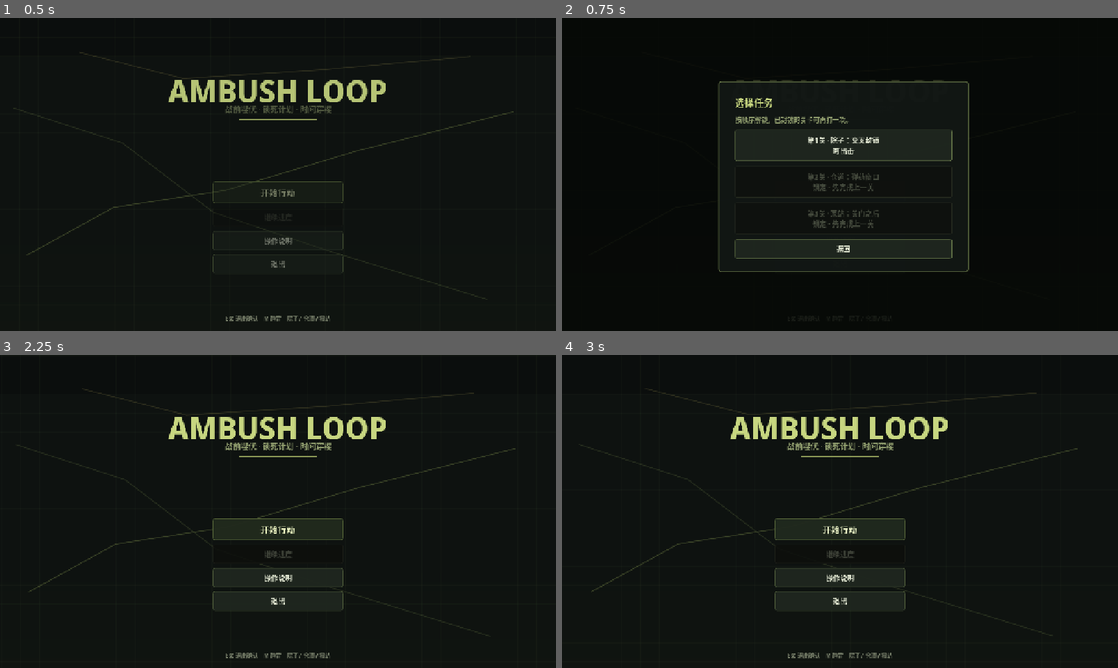
Above: before the commit, frames 1-4 (two rows, left to right).
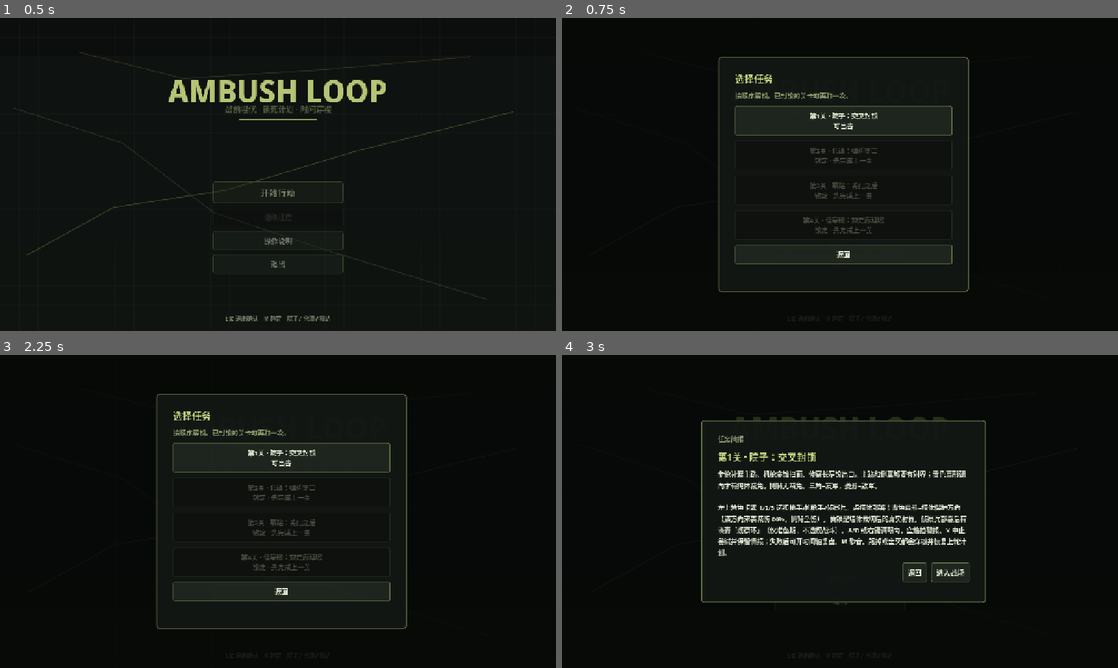
Above: after the commit, the same moments.

Repository: hailinsu-create/new
Game: Godot game, scene res://scenes/title.tscn
Same seed, same stepped clock (60 frames per second), same inputs: the game is played once before the commit and once after it.
Inputs (mouse positions are in pixels of both pictures, inside the frame that each line leads up to):
- Up to frame 1 (0.5 s): no input
- Up to frame 2 (0.75 s): click "开始行动" at 0.5 s
- Up to frame 3 (2.25 s): click "开始行动" at 1.25 s; click "操作说明" at 2 s
- Up to frame 4 (3 s): click (845, 458) at 2.75 s, where only the run after the commit has a clickable "第1关 · 院子：交叉封锁 可出击"

Frame 1 is identical in both runs. In frame 2, 3.4% of the frame differs, in the area x 28-74%, y 12-88%; in frame 3, 4.9%; in frame 4, 7.8%, in the area x 3-93%, y 10-98%.

Commit message:
Author railcut (信号楼：双走廊延迟) as level 4 with smoke reference win.
West spine arrives first; east corridor is delayed behind a core wall so
dumping the squad at the south mouth leaks the flank. No door (pump already
teaches B). Six covers, ammo pack, tripwire-relevant dual corridors.
Smoke keeps prior gates and adds geometry, LEVEL_ORDER=4, pump-clear unlock,
and slots 1/4/5 facings 270/270/180.

Co-authored-by: hailinsu-create <hailinsu-create@users.noreply.github.com>

Diff:
--- a/ambush_loop/scripts/game_settings.gd
+++ b/ambush_loop/scripts/game_settings.gd
@@ -4,7 +4,7 @@
 
 const SETTINGS_PATH := "user://ambush_loop_settings.cfg"
 const PROGRESS_PATH := "user://ambush_loop.cfg"
-const LEVEL_ORDER := ["yard", "warehouse", "pump"]
+const LEVEL_ORDER := ["yard", "warehouse", "pump", "railcut"]
 
 signal changed
 
--- a/ambush_loop/scripts/grid.gd
+++ b/ambush_loop/scripts/grid.gd
@@ -27,6 +27,8 @@
 			_build_warehouse()
 		"pump":
 			_build_pump()
+		"railcut":
+			_build_railcut()
 		_:
 			_build_yard()
 	_apply_door()
@@ -93,6 +95,13 @@
 	_block_rect(7, 10, 8, 13)
 	_block_rect(17, 10, 19, 12)
 	_block_rect(24, 11, 26, 13)
+
+
+func _build_railcut() -> void:
+	# Signal-tower core splits west spine (x=12-14) from east corridor (x=31-33).
+	# North lane y=5-6 and south lane y=16-17 stay open so both authored routes walk.
+	_block_rect(6, 7, 9, 13)
+	_block_rect(15, 7, 28, 14)
 
 
 func _block_rect(x0: int, y0: int, x1: int, y1: int) -> void:
--- a/ambush_loop/scripts/level/level_def.gd
+++ b/ambush_loop/scripts/level/level_def.gd
@@ -1,7 +1,7 @@
 class_name LevelDef
 extends RefCounted
 
-## In-code level definitions for the 3-mission vertical slice (blueprint §6).
+## In-code level definitions for the authored mission catalog (blueprint §6 + B1).
 
 var level_id: String = "yard"
 var title: String = "院子：交叉封锁"
@@ -25,7 +25,7 @@
 
 
 static func catalog() -> Array:
-	return [make_yard(), make_warehouse(), make_pump()]
+	return [make_yard(), make_warehouse(), make_pump(), make_railcut()]
 
 
 static func by_id(id: String) -> LevelDef:
@@ -152,3 +152,42 @@
 	l.ambush_zone = Rect2(300, 250, 420, 220)
 	l.has_ammo_pack = true
 	return l
+
+
+static func make_railcut() -> LevelDef:
+	var l := LevelDef.new()
+	l.level_id = "railcut"
+	l.title = "第4关 · 信号楼：双走廊延迟"
+	l.teaching = "西廊先到、东廊延迟。核心墙挡住对向走廊，不能把三人全堆在南闸出口空弹；两条走廊都要有射界。绊索只能铺一条，弹包留给容易空的人。"
+	l.tutorial = "西廊敌人立刻出发，东廊晚几秒才从北过道折下东廊。核心设备挡住东西对射，南闸一个人罩不住两条走廊。机枪适合锁东廊北向等延迟侧翼，步枪补西廊，侦察锁南闸防漏。Tab 绊索只能铺一条走廊；G 弹包一人。没有门。X 中止保留情报；时间轴复盘只读。M 静音。"
+	l.escape_cell = Vector2i(31, 19)
+	# Six slots on open cells: west spine, east corridor, south mouth. No door (pump already teaches B).
+	l.cover_defs = [
+		{"cell": Vector2i(11, 8), "name": "西窗", "face": 0.0, "protect": 180.0},
+		{"cell": Vector2i(13, 12), "name": "西廊脊", "face": 270.0, "protect": 270.0},
+		{"cell": Vector2i(15, 16), "name": "南折", "face": 0.0, "protect": 180.0},
+		{"cell": Vector2i(22, 6), "name": "北过道", "face": 90.0, "protect": 270.0},
+		{"cell": Vector2i(32, 11), "name": "东廊", "face": 270.0, "protect": 270.0},
+		{"cell": Vector2i(29, 17), "name": "南闸", "face": 180.0, "protect": 0.0},
+	]
+	# Main: west spine then south lane to the shared mouth. Flank: north lane then east spine.
+	l.route_cells = {
+		"main": [
+			Vector2i(13, 3), Vector2i(13, 5), Vector2i(13, 9), Vector2i(13, 13),
+			Vector2i(13, 16), Vector2i(24, 17), Vector2i(31, 17), Vector2i(31, 19)
+		],
+		"flank": [
+			Vector2i(13, 3), Vector2i(13, 5), Vector2i(20, 5), Vector2i(28, 5),
+			Vector2i(32, 5), Vector2i(32, 10), Vector2i(32, 15), Vector2i(31, 17), Vector2i(31, 19)
+		],
+	}
+	# Delayed east pair: first wave is west-only; dumping all fire at the mouth empties ammo / misses the east spine.
+	l.spawn_schedule = [
+		{"id": 1, "route": "main", "delay": 0.0, "loot": 1},
+		{"id": 2, "route": "main", "delay": 0.7, "loot": 0},
+		{"id": 3, "route": "flank", "delay": 3.8, "loot": 2},
+		{"id": 4, "route": "flank", "delay": 4.6, "loot": 0},
+	]
+	l.ambush_zone = Rect2(280, 240, 500, 280)
+	l.has_ammo_pack = true
+	return l
--- a/ambush_loop/scripts/main.gd
+++ b/ambush_loop/scripts/main.gd
@@ -10,7 +10,7 @@
 const TRIPWIRE_ROUTE_DIST := 24.0
 const SNAPSHOT_EVERY := 6
 const PROGRESS_PATH := "user://ambush_loop.cfg"
-const LEVEL_ORDER := ["yard", "warehouse", "pump"]
+const LEVEL_ORDER := ["yard", "warehouse", "pump", "railcut"]
 const SfxBusScript := preload("res://scripts/sfx/sfx_bus.gd")
 
 var grid: AmbushGrid = AmbushGrid.new()
--- a/ambush_loop/scripts/smoke_test.gd
+++ b/ambush_loop/scripts/smoke_test.gd
@@ -1,6 +1,6 @@
 extends SceneTree
 
-## Vertical-slice smoke: yard escape→restore→win, then warehouse+pump reference wins.
+## Vertical-slice smoke: yard escape→restore→win, warehouse+pump reference wins, then railcut.
 ## Isolates user:// save data so player progress cannot mask failures.
 ## Bypasses title via change_scene_to_file(main.tscn).
 
@@ -331,6 +331,54 @@
 				quit(17)
 				return
 			print("SMOKE_OK pump_locked won tick=", main.sim.tick)
+			if not _assert_level_order(main, 4):
+				return
+			var gs_pump = root.get_node_or_null("GameSettings")
+			if gs_pump == null or not gs_pump.is_level_cleared("pump") or not gs_pump.is_level_unlocked("railcut"):
+				push_error(
+					"SMOKE_RAILCUT_UNLOCK cleared_pump=%s unlocked=%s"
+					% [
+						gs_pump.is_level_cleared("pump") if gs_pump else false,
+						gs_pump.is_level_unlocked("railcut") if gs_pump else false,
+					]
+				)
+				quit(45)
+				return
+			var entries_after: Array = gs_pump.mission_entries()
+			if entries_after.size() != 4 or not bool(entries_after[3]["unlocked"]) or str(entries_after[3]["id"]) != "railcut":
+				push_error("SMOKE_RAILCUT_MISSION_ENTRY %s" % str(entries_after.size()))
+				quit(45)
+				return
+			print("SMOKE_OK_RAILCUT_UNLOCK")
+			main._on_continue_pressed()
+			await process_frame
+			await process_frame
+			if main.level.level_id != "railcut":
+				push_error("SMOKE_BAD_ADVANCE expected=railcut got=%s" % main.level.level_id)
+				quit(45)
+				return
+			if not _assert_save_level("railcut"):
+				return
+			if not _assert_geometry(main, "railcut"):
+				return
+			if not _assert_railcut_contract(main):
+				return
+			# Reference win (documented): rifle 西廊脊 slot1 face 270 (north up west spine),
+			# MG 东廊 slot4 face 270 (north up delayed east corridor), scout 南闸 slot5 face 180 (west).
+			# Core walls block cross-corridor LOS; ignoring the delayed east pair escapes (probe).
+			_deploy_ref(main, [1, 4, 5], [270.0, 270.0, 180.0])
+			main.sim.set_speed(2.0)
+			main._on_alarm_pressed()
+			main.sim.set_speed(2.0)
+			var rc: bool = await _wait_phase(main, main.Phase.WON, 60 * 240)
+			if not rc:
+				push_error(
+					"SMOKE_RAILCUT_FAIL phase=%s reason=%s tick=%s"
+					% [main.phase, main.fail_reason, main.sim.tick]
+				)
+				quit(45)
+				return
+			print("SMOKE_OK railcut won tick=", main.sim.tick)
 			print("SMOKE_SLICE_COMPLETE")
 			quit(0)
 			return
@@ -379,6 +427,110 @@
 			push_error("SMOKE_GEO_%s %s" % [tag, e])
 		quit(20)
 		return false
+	return true
+
+
+func _assert_level_order(main, n: int) -> bool:
+	var gs = root.get_node_or_null("GameSettings")
+	if gs == null or gs.LEVEL_ORDER.size() != n or main.LEVEL_ORDER.size() != n:
+		push_error(
+			"SMOKE_LEVEL_ORDER_LEN gs=%s main=%s want=%s"
+			% [gs.LEVEL_ORDER.size() if gs else -1, main.LEVEL_ORDER.size(), n]
+		)
+		quit(45)
+		return false
+	if str(gs.LEVEL_ORDER[n - 1]) != "railcut" or str(main.LEVEL_ORDER[n - 1]) != "railcut":
+		push_error("SMOKE_LEVEL_ORDER_LAST gs=%s main=%s" % [gs.LEVEL_ORDER, main.LEVEL_ORDER])
+		quit(45)
+		return false
+	var cat: Array = LevelDef.catalog()
+	if cat.size() != n or str(cat[n - 1].level_id) != "railcut":
+		push_error("SMOKE_CATALOG_LEN %s" % cat.size())
+		quit(45)
+		return false
+	return true
+
+
+func _assert_railcut_contract(main) -> bool:
+	if main.cover_slots.size() != 6:
+		push_error("SMOKE_RAILCUT_COVERS n=%s" % main.cover_slots.size())
+		quit(45)
+		return false
+	if main.level.door_cell.x >= 0:
+		push_error("SMOKE_RAILCUT_HAS_DOOR %s" % str(main.level.door_cell))
+		quit(45)
+		return false
+	if main.door_button != null and main.door_button.visible:
+		push_error("SMOKE_RAILCUT_DOOR_BUTTON")
+		quit(45)
+		return false
+	if not main.level.has_ammo_pack:
+		push_error("SMOKE_RAILCUT_NO_PACK")
+		quit(45)
+		return false
+	if main.barrels.size() != 0 or main.level.barrel_cell.x >= 0:
+		push_error("SMOKE_RAILCUT_BARREL")
+		quit(45)
+		return false
+	if not main.level.route_cells.has("main") or not main.level.route_cells.has("flank"):
+		push_error("SMOKE_RAILCUT_ROUTES")
+		quit(45)
+		return false
+	if main._active_routes().size() != 2:
+		push_error("SMOKE_RAILCUT_ACTIVE_ROUTES n=%s" % main._active_routes().size())
+		quit(45)
+		return false
+	if str(main.level.title).find("信号楼") < 0:
+		push_error("SMOKE_RAILCUT_TITLE %s" % main.level.title)
+		quit(45)
+		return false
+	var pages: Array = TutorialOverlay.pages_for("railcut")
+	if pages.size() != 2:
+		push_error("SMOKE_RAILCUT_TUTORIAL n=%s" % pages.size())
+		quit(45)
+		return false
+	var west: Vector2 = main.grid.cell_to_world_center(Vector2i(13, 12))
+	var east: Vector2 = main.grid.cell_to_world_center(Vector2i(32, 11))
+	if not main._near_any_route_segment(west, main.TRIPWIRE_ROUTE_DIST):
+		push_error("SMOKE_RAILCUT_TRIP_WEST")
+		quit(45)
+		return false
+	if not main._near_any_route_segment(east, main.TRIPWIRE_ROUTE_DIST):
+		push_error("SMOKE_RAILCUT_TRIP_EAST")
+		quit(45)
+		return false
+	if not main.grid.is_blocked(20, 10):
+		push_error("SMOKE_RAILCUT_CORE_OPEN")
+		quit(45)
+		return false
+	if main.grid.is_blocked(13, 12) or main.grid.is_blocked(32, 11):
+		push_error("SMOKE_RAILCUT_CORRIDOR_BLOCKED")
+		quit(45)
+		return false
+	var max_main := 0.0
+	var min_flank := 999.0
+	var flank_n := 0
+	var main_n := 0
+	for spec in main.level.spawn_schedule:
+		var delay := float(spec["delay"])
+		if str(spec["route"]) == "main":
+			main_n += 1
+			max_main = maxf(max_main, delay)
+		elif str(spec["route"]) == "flank":
+			flank_n += 1
+			min_flank = minf(min_flank, delay)
+	if main_n < 1 or flank_n < 1:
+		push_error("SMOKE_RAILCUT_SPAWN_SPLIT main=%s flank=%s" % [main_n, flank_n])
+		quit(45)
+		return false
+	if min_flank < 3.0 or min_flank <= max_main + 1.5:
+		push_error("SMOKE_RAILCUT_FLANK_NOT_DELAYED main_max=%s flank_min=%s" % [max_main, min_flank])
+		quit(45)
+		return false
+	print(
+		"SMOKE_OK_RAILCUT_CONTRACT covers=6 no_door delayed_flank=", min_flank,
+		" trip_west/east"
+	)
 	return true
 
 
@@ -772,11 +924,15 @@
 		quit(43)
 		return false
 	var entries: Array = gs.mission_entries()
-	if entries.size() != 3:
+	if entries.size() != 4:
 		push_error("SMOKE_MISSION_COUNT %s" % entries.size())
 		quit(43)
 		return false
-	if not bool(entries[0]["unlocked"]) or bool(entries[1]["unlocked"]) or bool(entries[0]["cleared"]):
+	if str(gs.LEVEL_ORDER[3]) != "railcut" or gs.LEVEL_ORDER.size() != 4:
+		push_error("SMOKE_LEVEL_ORDER %s" % str(gs.LEVEL_ORDER))
+		quit(43)
+		return false
+	if not bool(entries[0]["unlocked"]) or bool(entries[1]["unlocked"]) or bool(entries[3]["unlocked"]) or bool(entries[0]["cleared"]):
 		push_error("SMOKE_MISSION_UNLOCK_FRESH")
 		quit(43)
 		return false
@@ -788,7 +944,7 @@
 	root.add_child(inst)
 	await process_frame
 	await process_frame
-	if inst.mission_row_count() != 3:
+	if inst.mission_row_count() != 4:
 		push_error("SMOKE_TITLE_MISSION_ROWS %s" % inst.mission_row_count())
 		inst.free()
 		quit(43)
@@ -807,6 +963,13 @@
 		inst.free()
 		quit(43)
 		return false
+	inst._on_mission_picked(3)
+	await process_frame
+	if inst.briefing_visible() or inst.pending_mission_id() == "railcut":
+		push_error("SMOKE_SKIPPED_LOCKED_RAILCUT")
+		inst.free()
+		quit(43)
+		return false
 	inst._on_mission_picked(0)
 	await process_frame
 	if not inst.briefing_visible() or inst.pending_mission_id() != "yard":
--- a/ambush_loop/scripts/title.gd
+++ b/ambush_loop/scripts/title.gd
@@ -10,7 +10,7 @@
 悬停掩体                预览该位保护弧
 A / D 或右键            调整射界（黄锥被墙裁切）
 F                       开火条件：见敌即打 / 入伏再打
-G                       弹包交给已部署队员（仓道、泵站）
+G                       弹包交给已部署队员（仓道、泵站、信号楼）
 B                       门锁（泵站；侧翼改走备用接近）
 Tab                     绊索工具（路线附近，限额 1）
 空格                    拉响警报并锁死计划 / 观看时暂停 / 退出复盘
@@ -300,7 +300,7 @@
 
 
 func _build_mission_select() -> void:
-	var ui := _modal_panel(20, 560.0, 430.0)
+	var ui := _modal_panel(20, 560.0, 540.0)
 	_mission = ui["root"]
 	_mission_box = ui["box"]
 	var t := Label.new()
@@ -314,10 +314,10 @@
 	hint.autowrap_mode = TextServer.AUTOWRAP_WORD_SMART
 	_mission_box.add_child(hint)
 	_mission_btns.clear()
-	for i in 3:
+	for i in GameSettings.LEVEL_ORDER.size():
 		var btn := Button.new()
-		btn.custom_minimum_size = Vector2(500, 72)
-		btn.add_theme_font_size_override("font_size", 16)
+		btn.custom_minimum_size = Vector2(500, 68)
+		btn.add_theme_font_size_override("font_size", 15)
 		btn.clip_text = false
 		var idx := i
 		btn.pressed.connect(func() -> void: _on_mission_picked(idx))
--- a/ambush_loop/scripts/ui/credits_overlay.gd
+++ b/ambush_loop/scripts/ui/credits_overlay.gd
@@ -44,7 +44,7 @@
 	tag.add_theme_color_override("font_color", NightOps.OLIVE_DIM)
 	box.add_child(tag)
 	var body := Label.new()
-	body.text = "院子 / 仓道 / 泵站 全部封锁。\n情报已归档。计划锁死过的那些秒，就是这场胜负。\n\n感谢游玩。"
+	body.text = "院子 / 仓道 / 泵站 / 信号楼 全部封锁。\n情报已归档。计划锁死过的那些秒，就是这场胜负。\n\n感谢游玩。"
 	body.horizontal_alignment = HORIZONTAL_ALIGNMENT_CENTER
 	body.autowrap_mode = TextServer.AUTOWRAP_WORD_SMART
 	body.add_theme_font_size_override("font_size", 16)
--- a/ambush_loop/scripts/ui/tutorial_overlay.gd
+++ b/ambush_loop/scripts/ui/tutorial_overlay.gd
@@ -43,6 +43,17 @@
 	{
 		"title": "泵站 2 / 2  ·  侧背与出口",
 		"body": "备用接近从西侧绕来，青弧没罩住的方向是全伤；机枪侧背更危险。侦察适合锁出口。警报后计划冻结，只能观看。",
+	},
+]
+
+const RAILCUT_STEPS := [
+	{
+		"title": "信号楼 1 / 2  ·  双走廊",
+		"body": "西廊与东廊被中间的信号设备隔开，对向射不过去。不要把三人全放在南闸：出口一个人罩不住两条走廊，先到的西廊会把弹药打空。",
+	},
+	{
+		"title": "信号楼 2 / 2  ·  延迟侧翼",
+		"body": "东廊敌人晚几秒才从北过道折下来。机枪适合朝北锁东廊等他们；步枪补西廊；侦察锁南闸防漏。Tab 绊索只能铺一条走廊；G 弹包一人。警报后不能微操。",
 	},
 ]
 
@@ -132,6 +143,8 @@
 			return WAREHOUSE_STEPS
 		"pump":
 			return PUMP_STEPS
+		"railcut":
+			return RAILCUT_STEPS
 		_:
 			return YARD_STEPS
 
Not shown, changed: ambush_loop/README.md
Not shown, changed: ambush_loop/docs/COMMANDOS_COMPLETE.md
Not shown, changed: ambush_loop/docs/LAUNCH_BAR.md
Not shown, changed: ambush_loop/docs/开发规划.md
